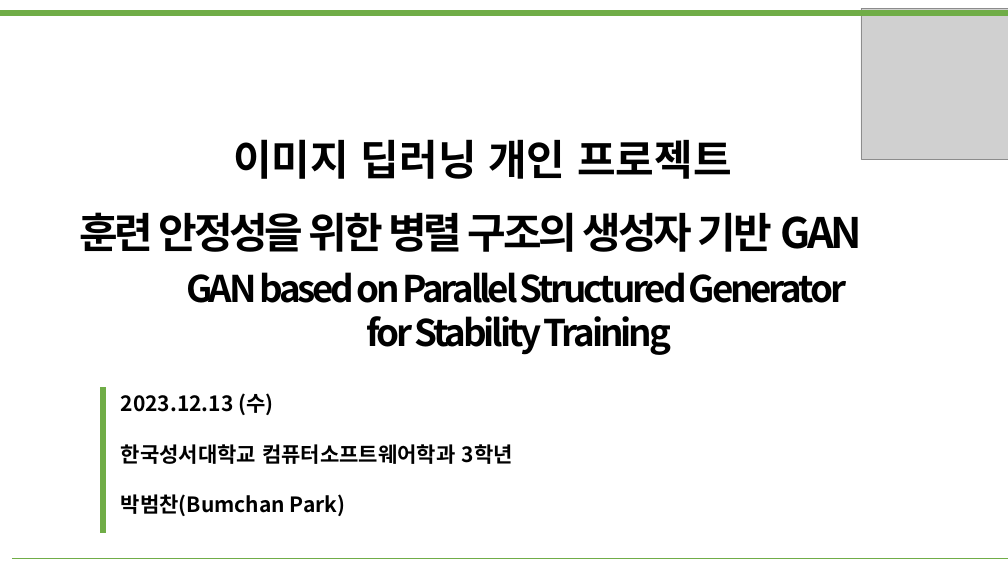
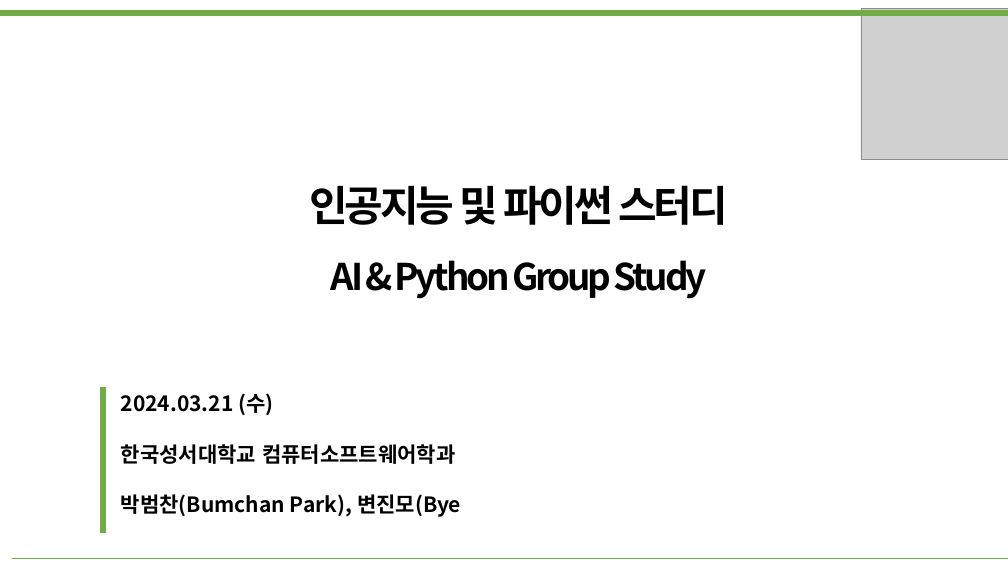
Before and after one commit to bumcoding/GAN_Indicators, a slide deck: slide 1 of PPT/12.13일 발표_박범찬.pptx. Drawn at 1008x567 pixels with LibreOffice and Linux fonts; fonts in the diff are those of the drawing; grey boxes stand for pictures. Boxes give left, top, right and bottom in pixels: in the first picture for what was removed or moved away, otherwise in the second. Text is boxed around its words. In the diff, an @@ line names an element or a change of style, - is before the commit and + after.

```diff
--- a/PPT/12.13일 발표_박범찬.pptx
+++ b/PPT/12.13일 발표_박범찬.pptx
@@ text removed at bbox=[233, 139, 731, 179] @@
-이미지 딥러닝 개인 프로젝트
@@ text at bbox=[309, 185, 728, 225]: text changed @@
-훈련 안정성을 위한 병렬 구조의 생성자 기반 GAN
+인공지능 및 파이썬 스터디
@@ text at bbox=[331, 260, 707, 299]: text changed @@
-GAN based on Parallel Structured Generator
-for Stability Training
+AI & Python Group Study
@@ text at bbox=[121, 393, 461, 517]: text changed @@
-2023.12.13 (수)
-한국성서대학교 컴퓨터소프트웨어학과 3학년
-박범찬(Bumchan Park)
+2024.03.21 (수)
+한국성서대학교 컴퓨터소프트웨어학과
+박범찬(Bumchan Park), 변진모(Bye
```
Also in this commit, not shown: 3 slides added, 16 slides removed, 7 other files.
